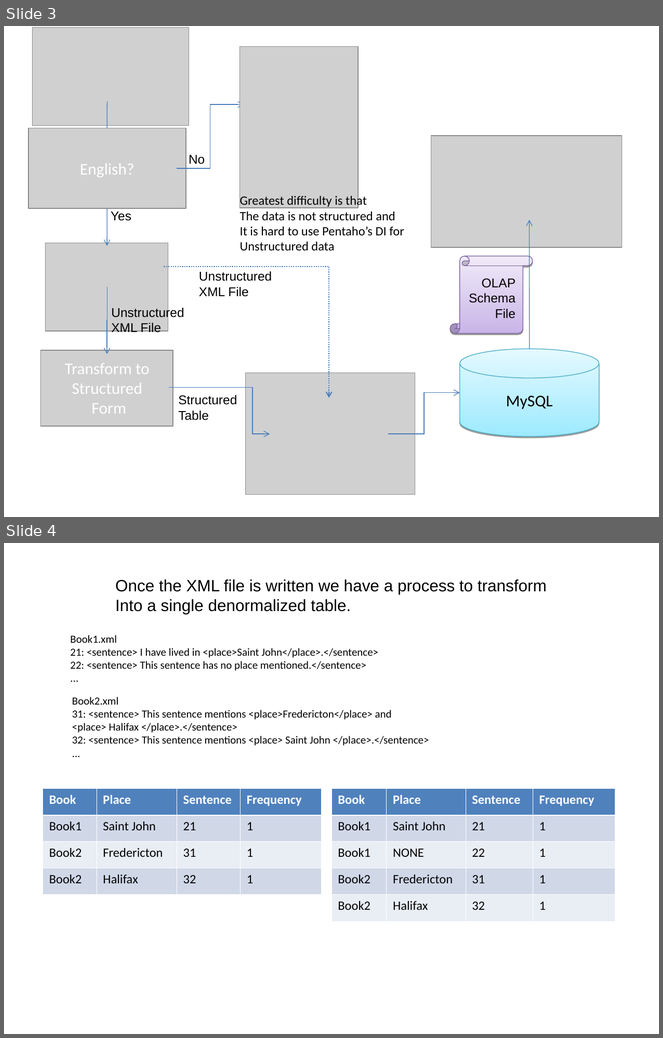
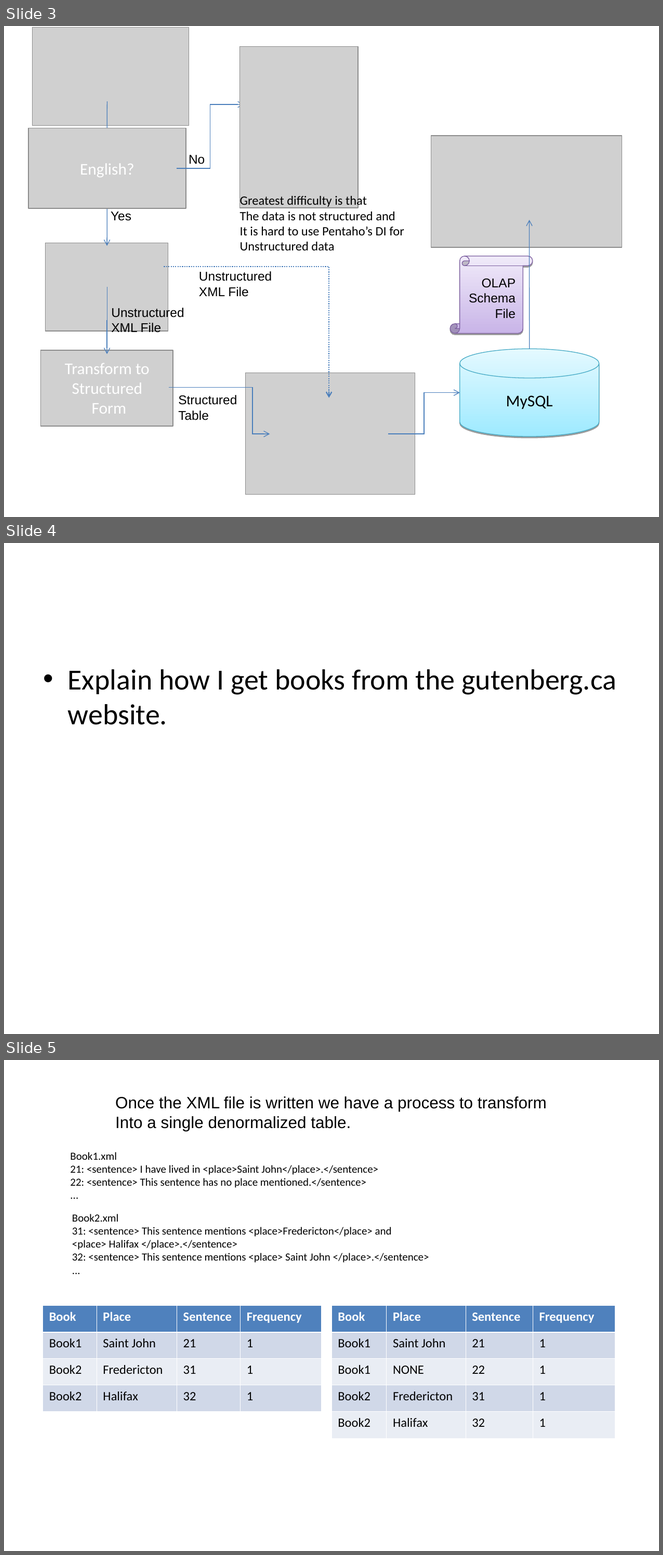
Before and after one commit to edvelezg/unb-dw, a slide deck: project/Presentation/Datawarehousing.ppt. Shown one above the other, each under a label of ours: slides 3 and 4 before the commit, slides 3, 4 and 5 after it. The pictures are 663x1038 and 663x1555 pixels, drawn with LibreOffice and Linux fonts; fonts in the diff are those of the drawing; grey boxes stand for pictures. Boxes give left, top, right and bottom in pixels: in the first picture for what was removed or moved away, otherwise in the second. Text is boxed around its words. In the diff, an @@ line names an element or a change of style, - is before the commit and + after.

```diff
--- a/project/Presentation/Datawarehousing.ppt
+++ b/project/Presentation/Datawarehousing.ppt
@@ slide 4 added at (4, 543, 659, 1034), background #FFFFFF @@
@@ text added at (68, 669, 617, 725), 32 pt, text #000000 @@
+• Explain how I get books from the gutenberg.ca website.
@@ what was slide 4 is now slide 5 @@
```
Also in this commit, not shown: 1 slide changed.
